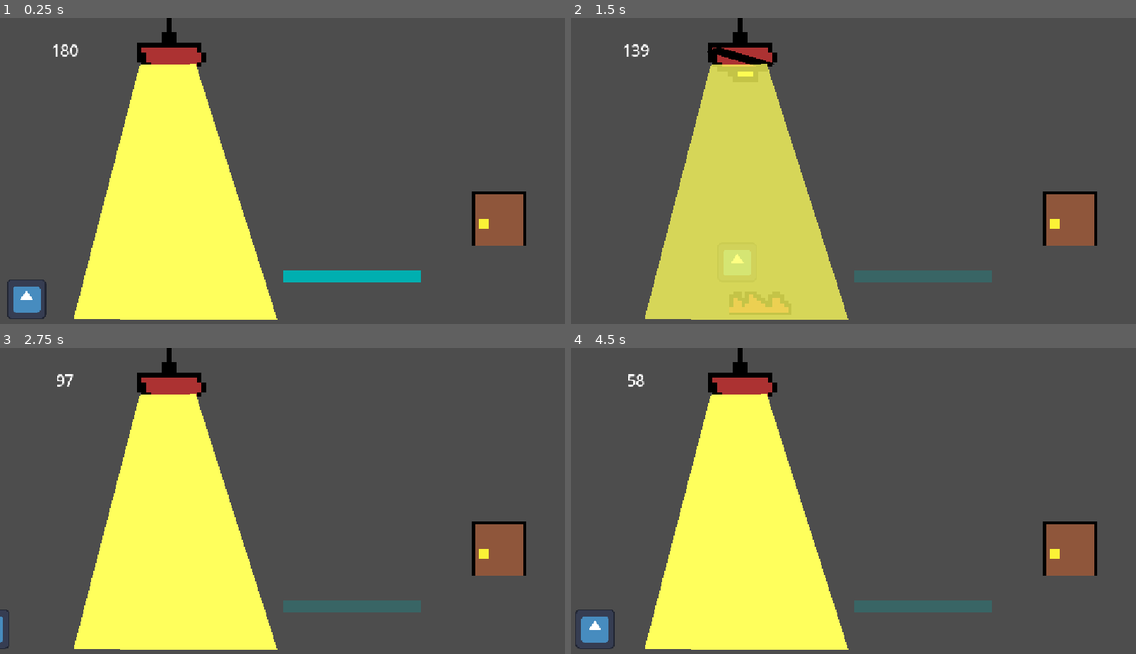
Above: before the commit, frames 1-4 (two rows, left to right).
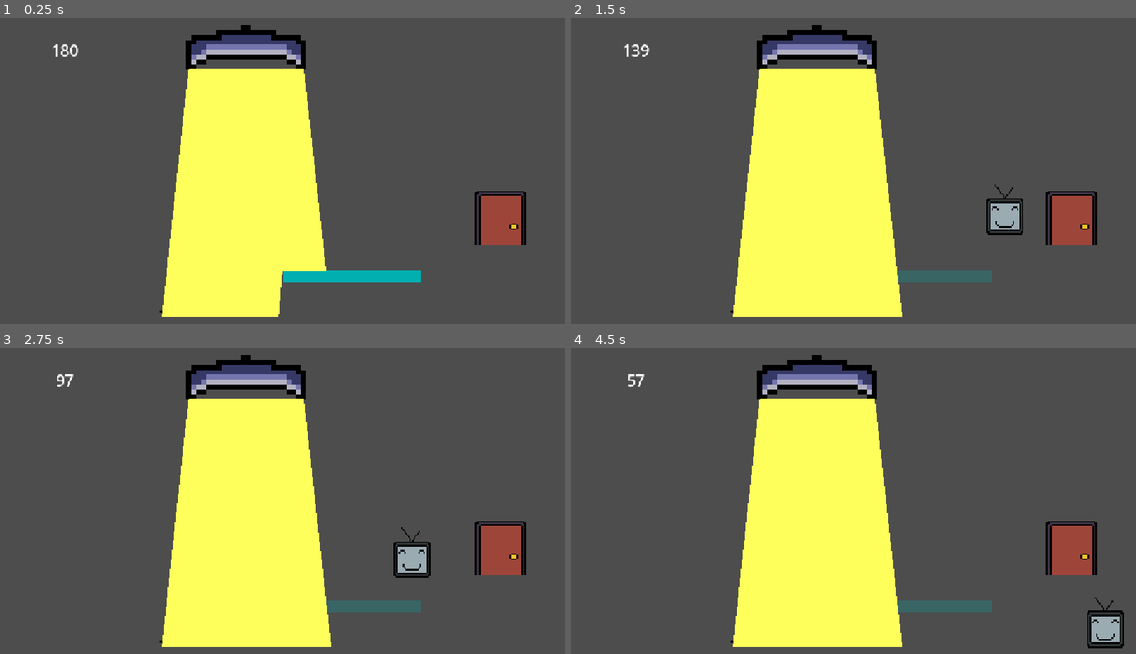
Above: after the commit, the same moments.

Repository: dangt0n78-jpg/physics-game-project
Game: Godot game, scene res://_scenes/level_1.tscn
Two runs of this game, one before a commit and one after it. Both use one fixed random seed, a clock stepped at 60 frames per second and the inputs below. The engine's default icon, where the game draws it, is replaced by a stand-in: a white triangle on a blue panel in a dark square.
Inputs (mouse positions are in pixels of both pictures, inside the frame that each line leads up to):
- Up to frame 1 (0.25 s): no input
- Up to frame 2 (1.5 s): tap Enter (ui_accept) at 0.5, 0.77 s; move the mouse to (740, 51) at 0.52 s; hold Q (decrease) 0.53-1.28 s; hold D (right) from 0.53 s (still down); click (740, 51) at 0.67 s; move the mouse to (740, 192) at 1.27 s; tap E (increase) at 1.35 s; click (740, 192) at 1.42 s
- Up to frame 3 (2.75 s): tap Enter (ui_accept) at 1.52 s; move the mouse to (339, 436) at 2.02 s; release D (right) at 2.03 s; hold A (left) from 2.03 s (still down); hold Q (decrease) from 2.03 s (still down); click (339, 436) at 2.17 s
- Up to frame 4 (4.5 s): move the mouse to (825, 571) at 2.77 s; release A (left) at 2.78 s; release Q (decrease) at 2.78 s; hold D (right) 2.78-4.28 s; tap E (increase) at 2.85, 4.35 s; click (825, 571) at 2.92 s; tap Enter (ui_accept) at 3.02, 3.77 s; move the mouse to (1023, 553) at 3.52 s; hold Q (decrease) 3.53-4.28 s; click (1023, 553) at 3.67 s; move the mouse to (684, 458) at 4.27 s; hold A (left) from 4.28 s (still down); click (684, 458) at 4.42 s

The runs differ from the first frame. In frame 1, 24% of the frame differs, in the area x 1-94%, y 0-99%; in frame 2, 34%, in the area x 13-94%, y 0-99%; in frame 3, 26%; in frame 4, 26%.

Commit message:
update lamp

Diff:
--- a/_scenes/door.tscn
+++ b/_scenes/door.tscn
@@ -1,6 +1,6 @@
 [gd_scene format=3 uid="uid://d3oksgjnsfta1"]
 
-[ext_resource type="Texture2D" uid="uid://cpiuc3r4f4dkd" path="res://_assets/door.png" id="1_27wyp"]
+[ext_resource type="Texture2D" uid="uid://cpiuc3r4f4dkd" path="res://_assets/Door.png" id="1_27wyp"]
 [ext_resource type="Script" uid="uid://clf4xm2pernlw" path="res://_scripts/door.gd" id="1_s0mvb"]
 
 [sub_resource type="RectangleShape2D" id="RectangleShape2D_3owqy"]
@@ -10,8 +10,8 @@
 script = ExtResource("1_s0mvb")
 
 [node name="Sprite2D" type="Sprite2D" parent="." unique_id=743377508]
-position = Vector2(9.536743e-07, 3.637979e-12)
-scale = Vector2(7, 7)
+position = Vector2(3, -34.25)
+scale = Vector2(3.5, 2.7421875)
 texture = ExtResource("1_27wyp")
 
 [node name="CollisionShape2D" type="CollisionShape2D" parent="." unique_id=545817798]
--- a/_scenes/lamp.tscn
+++ b/_scenes/lamp.tscn
@@ -1,18 +1,18 @@
 [gd_scene format=3 uid="uid://daxshk0585oo0"]
 
 [ext_resource type="Script" uid="uid://db7s0yfpdkm5p" path="res://_scripts/lamp.gd" id="1_jgtaf"]
-[ext_resource type="Texture2D" uid="uid://dk6qjd4f4e47x" path="res://_assets/lamp.png" id="1_tac1r"]
+[ext_resource type="Texture2D" uid="uid://dk6qjd4f4e47x" path="res://_assets/Lamp.png" id="1_tac1r"]
 
 [sub_resource type="CircleShape2D" id="CircleShape2D_3owqy"]
 radius = 70.45566
 
 [node name="lamp" type="Area2D" unique_id=1078655458]
-position = Vector2(352, -4)
+position = Vector2(405, 15)
 script = ExtResource("1_jgtaf")
 metadata/_edit_group_ = true
 
 [node name="Sprite2D" type="Sprite2D" parent="." unique_id=645471719]
-position = Vector2(131, 83)
+position = Vector2(137, 167)
 scale = Vector2(10.1875, 10.1875)
 texture = ExtResource("1_tac1r")
 
@@ -28,7 +28,18 @@
 default_color = Color(0, 0, 0, 1)
 
 [node name="light" type="Polygon2D" parent="." unique_id=75230802]
+z_index = 10
+position = Vector2(-3.5442047, 0)
+scale = Vector2(0.95031255, 1)
 color = Color(1, 1, 0.36078432, 1)
-polygon = PackedVector2Array(66, 99, -69, 618, 137, 620, 347, 620, 180, 97)
+polygon = PackedVector2Array(20.56607, 93.99999, -93.90761, 1094.9999, 163.90233, 1096.9999, 411.18936, 1093.9999, 267.8531, 93.99999)
+
+[node name="rayleft" type="RayCast2D" parent="." unique_id=365083551]
+position = Vector2(21, 93)
+target_position = Vector2(-114, 1000)
+
+[node name="rayright" type="RayCast2D" parent="." unique_id=24458754]
+position = Vector2(252, 94)
+target_position = Vector2(132, 1000)
 
 [connection signal="input_event" from="." to="." method="_on_input_event"]
--- a/_scenes/level_1.tscn
+++ b/_scenes/level_1.tscn
@@ -5,7 +5,7 @@
 [ext_resource type="Script" uid="uid://cjkvg4tpgcb5q" path="res://_scripts/tamphancuc.gd" id="3_4h421"]
 [ext_resource type="PackedScene" uid="uid://daxshk0585oo0" path="res://_scenes/lamp.tscn" id="4_l20eo"]
 [ext_resource type="PackedScene" uid="uid://bv8nxa7leibcv" path="res://_scenes/spike.tscn" id="5_br8l7"]
-[ext_resource type="PackedScene" uid="uid://byf03aixhx7os" path="res://_scenes/lightbridge.tscn" id="6_wcqjb"]
+[ext_resource type="PackedScene" uid="uid://byf03aixhx7os" path="res://_scenes/trapdoor.tscn" id="6_wcqjb"]
 
 [sub_resource type="WorldBoundaryShape2D" id="WorldBoundaryShape2D_3owqy"]
 distance = 1.0
@@ -23,6 +23,8 @@
 position = Vector2(-140, 296)
 shape = SubResource("WorldBoundaryShape2D_3owqy")
 
+[node name="Sprite2D" type="Sprite2D" parent="floor" unique_id=42119220]
+
 [node name="floor2" type="StaticBody2D" parent="." unique_id=879518463]
 position = Vector2(937, 205)
 metadata/_edit_lock_ = true
@@ -35,7 +37,8 @@
 position = Vector2(81, 205)
 
 [node name="player" parent="." unique_id=2005865122 instance=ExtResource("1_76jr8")]
-position = Vector2(54, 566)
+z_index = -1
+position = Vector2(601, 361)
 
 [node name="ui" type="CanvasLayer" parent="." unique_id=1525520176]
 
@@ -48,7 +51,8 @@
 script = ExtResource("3_4h421")
 
 [node name="lamp" parent="." unique_id=1078655458 instance=ExtResource("4_l20eo")]
-position = Vector2(219, -3)
+z_index = 1
+position = Vector2(365, 10)
 
 [node name="spike" parent="." unique_id=1947088751 instance=ExtResource("5_br8l7")]
 z_index = -1
--- a/_scenes/player.tscn
+++ b/_scenes/player.tscn
@@ -1,18 +1,19 @@
 [gd_scene format=3 uid="uid://b1hcbea3sase7"]
 
 [ext_resource type="Script" uid="uid://cnmxy3he1h32v" path="res://_scripts/player.gd" id="1_thi1k"]
-[ext_resource type="Texture2D" uid="uid://divrv7r6ivoqg" path="res://_assets/icon.svg" id="2_d5x3m"]
+[ext_resource type="Texture2D" uid="uid://dgqrtu4gw3uos" path="res://_assets/Player.png" id="2_thi1k"]
 
 [sub_resource type="RectangleShape2D" id="RectangleShape2D_3owqy"]
 size = Vector2(80, 75)
 
 [node name="player" type="CharacterBody2D" unique_id=2005865122]
+collision_layer = 2
 script = ExtResource("1_thi1k")
 
 [node name="Sprite2D" type="Sprite2D" parent="." unique_id=903373619]
-position = Vector2(0, -0.9999999)
-scale = Vector2(0.6328125, 0.6328125)
-texture = ExtResource("2_d5x3m")
+position = Vector2(-1.0000012, -20)
+scale = Vector2(2.6874995, 3.5625)
+texture = ExtResource("2_thi1k")
 
 [node name="CollisionShape2D" type="CollisionShape2D" parent="." unique_id=1011461693]
 position = Vector2(-1, -1.5)
--- a/_scenes/spike.tscn
+++ b/_scenes/spike.tscn
@@ -1,22 +1,22 @@
 [gd_scene format=3 uid="uid://bv8nxa7leibcv"]
 
 [ext_resource type="Script" uid="uid://okfi1cxybagh" path="res://_scripts/spike.gd" id="1_1a6ih"]
-[ext_resource type="Texture2D" uid="uid://yllfj16c26bx" path="res://_assets/spike.png" id="1_646gw"]
+[ext_resource type="Texture2D" uid="uid://yllfj16c26bx" path="res://_assets/Spike.png" id="1_646gw"]
 
 [sub_resource type="RectangleShape2D" id="RectangleShape2D_3owqy"]
-size = Vector2(129, 44)
+size = Vector2(85, 44)
 
 [node name="spike" type="Area2D" unique_id=1947088751]
 position = Vector2(40, 110)
 script = ExtResource("1_1a6ih")
 
 [node name="Sprite2D" type="Sprite2D" parent="." unique_id=1847377980]
-position = Vector2(2, 0)
-scale = Vector2(7.9375, 6.0625)
+position = Vector2(3, -23.999998)
+scale = Vector2(7.9375, 4.2500005)
 texture = ExtResource("1_646gw")
 
 [node name="CollisionShape2D" type="CollisionShape2D" parent="." unique_id=2039590942]
-position = Vector2(1.5, 22)
+position = Vector2(2.5, 22)
 shape = SubResource("RectangleShape2D_3owqy")
 
 [connection signal="body_entered" from="." to="." method="_on_body_entered"]
--- a/_scenes/lightbridge.tscn
+++ b/_scenes/trapdoor.tscn
@@ -5,7 +5,7 @@
 [sub_resource type="RectangleShape2D" id="RectangleShape2D_3owqy"]
 size = Vector2(279, 23)
 
-[node name="lightbridge" type="StaticBody2D" unique_id=1017073131]
+[node name="trapdoor" type="StaticBody2D" unique_id=1017073131]
 script = ExtResource("1_jayox")
 metadata/_edit_group_ = true
 
--- /dev/null
+++ b/_scenes/wall.tscn
@@ -0,0 +1,15 @@
+[gd_scene format=3 uid="uid://1kln71d5g52p"]
+
+[ext_resource type="Texture2D" uid="uid://divrv7r6ivoqg" path="res://_assets/icon.svg" id="1_dtuv3"]
+
+[sub_resource type="RectangleShape2D" id="RectangleShape2D_3owqy"]
+size = Vector2(126, 125)
+
+[node name="wall" type="StaticBody2D" unique_id=1926131639]
+
+[node name="Sprite2D" type="Sprite2D" parent="." unique_id=1399883272]
+texture = ExtResource("1_dtuv3")
+
+[node name="CollisionShape2D" type="CollisionShape2D" parent="." unique_id=1573635942]
+position = Vector2(0, -0.5)
+shape = SubResource("RectangleShape2D_3owqy")
--- a/_scripts/lamp.gd
+++ b/_scripts/lamp.gd
@@ -1,14 +1,74 @@
 extends Area2D
 
+@onready var rayleft: RayCast2D = $rayleft
+@onready var rayright: RayCast2D = $rayright
+@onready var light: Polygon2D = $light
+
 var is_active = true
+
+# Số lượng điểm quét ở đáy (30 điểm sẽ giúp mép ánh sáng ôm sát bục xanh)
+@export var ray_count: int = 30
+
+var top_left_offset: Vector2
+var top_right_offset: Vector2
+var max_bottom_left: Vector2
+var max_bottom_right: Vector2
+
+func _ready() -> void:
+	light.position = Vector2.ZERO
+	light.offset = Vector2.ZERO
+
+	# Lấy 2 đỉnh trên cùng từ hình vẽ gốc của bạn
+	if light.polygon.size() >= 2:
+		top_left_offset = light.polygon[0]
+		top_right_offset = light.polygon[-1]
+
+	# Lưu lại tọa độ đích xa nhất của 2 tia sáng ban đầu
+	max_bottom_left = rayleft.position + rayleft.target_position
+	max_bottom_right = rayright.position + rayright.target_position
+
+	update_light()
 
 func _on_input_event(viewport: Node, event: InputEvent, shape_idx: int) -> void:
 	if event is InputEventMouseButton and event.pressed:
 		if event.button_index == MOUSE_BUTTON_LEFT:
-			$Line2D.show()
+			if has_node("Line2D"):
+				$Line2D.show()
 			is_active = false
 
+func _physics_process(delta: float) -> void:
+	update_light()
 
-func _process(delta: float) -> void:
+	# Giữ nguyên cơ chế phân cực và is_active của bạn
 	if not is_active:
 		$light.color.a = clamp(float(Global.phancuc) / 180.0, 0.0, 1.0)
+	else:
+		$light.color.a = 1.0
+
+func update_light() -> void:
+	var points = PackedVector2Array()
+
+	# 1. Thêm 2 đỉnh miệng đèn (Trên-Trái và Trên-Phải)
+	points.append(top_left_offset)
+	points.append(top_right_offset)
+
+	# 2. Quét 30 tia từ Phải sang Trái để ôm theo mép bục
+	for i in range(ray_count):
+		var t: float = float(i) / float(ray_count - 1) # Chạy từ 0.0 (Phải) sang 1.0 (Trái)
+
+		# Nội suy điểm bắt đầu và điểm kết thúc của từng tia nhỏ
+		var start_pos: Vector2 = top_right_offset.lerp(top_left_offset, t)
+		var end_pos: Vector2 = max_bottom_right.lerp(max_bottom_left, t)
+
+		# Di chuyển tia quét đến vị trí mới và cập nhật va chạm ngay lập tức
+		rayleft.position = start_pos
+		rayleft.target_position = end_pos - start_pos
+		rayleft.force_raycast_update()
+
+		if rayleft.is_colliding():
+			points.append(to_local(rayleft.get_collision_point()))
+		else:
+			points.append(end_pos)
+
+	# 3. Gán toàn bộ các điểm vào Polygon2D
+	light.polygon = points
Not shown, added: _assets/Player.png.import
Binary file changed: _assets/door.png
Not shown, changed: _assets/door.png.import
Binary file changed: _assets/lamp.png
Not shown, changed: _assets/lamp.png.import
Binary file changed: _assets/spike.png
Not shown, changed: _assets/spike.png.import
